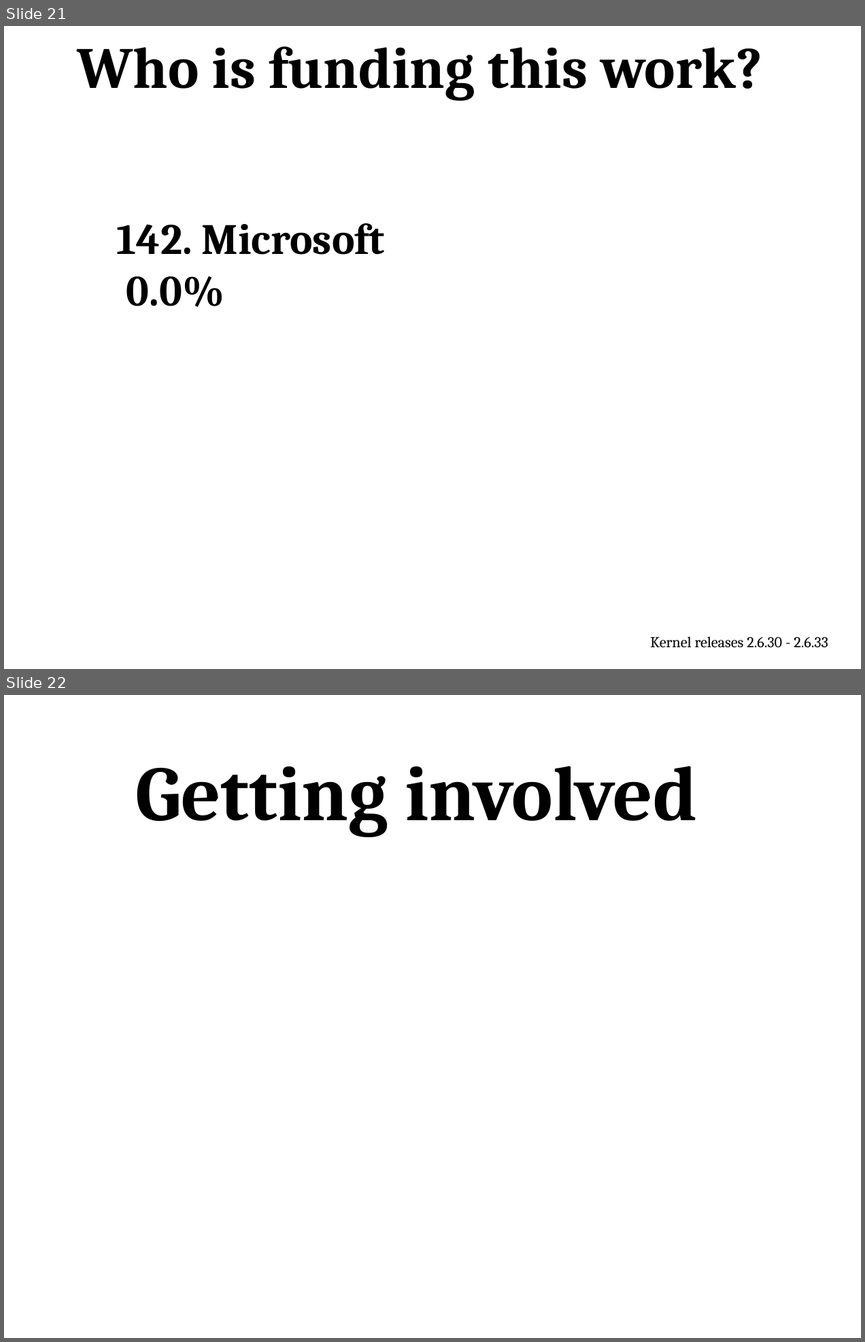
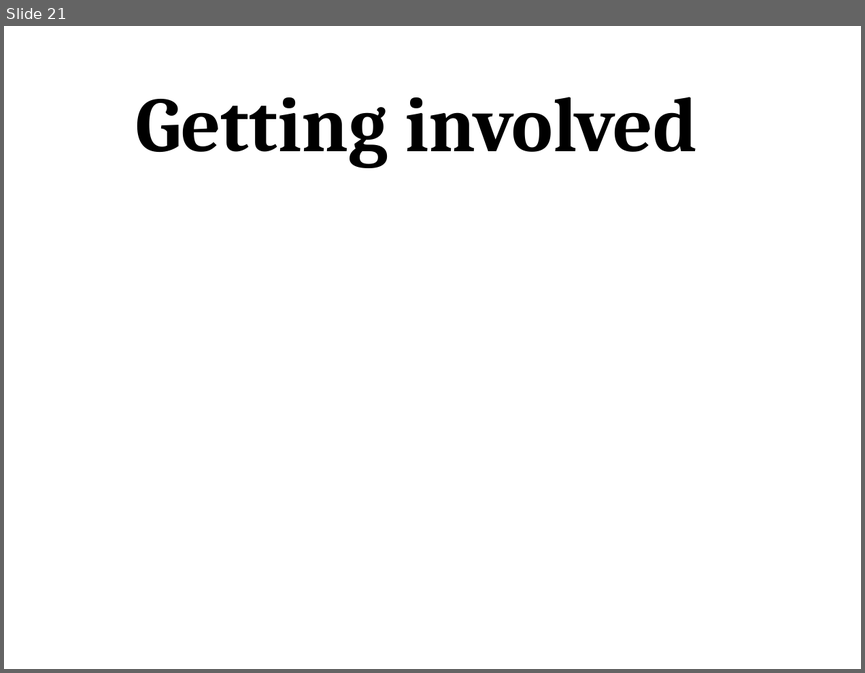
Before and after one commit to gregkh/kernel-development, a slide deck: kernel-development.odp. Shown one above the other, each under a label of ours: slides 21 and 22 before the commit, slide 21 after it. The pictures are 865x1342 and 865x673 pixels, drawn with LibreOffice and Linux fonts; fonts in the diff are those of the drawing; background and template pictures are left out. Boxes give left, top, right and bottom in pixels: in the first picture for what was removed or moved away, otherwise in the second. Text is boxed around its words. In the diff, an @@ line names an element or a change of style, - is before the commit and + after.

```diff
--- a/kernel-development.odp
+++ b/kernel-development.odp
@@ slide 21 removed at (4,26,861,669), background picture (left out) @@
@@ text removed at (77,46,762,100) @@
-Who is funding this work?
@@ text removed at (117,223,385,307) @@
-142. Microsoft 0.0%
@@ text removed at (650,636,828,647) @@
-Kernel releases 2.6.30 - 2.6.33
@@ what was slide 22 is now slide 21 @@
```
Also in this commit, not shown: 3 slides changed, 1 other file.
